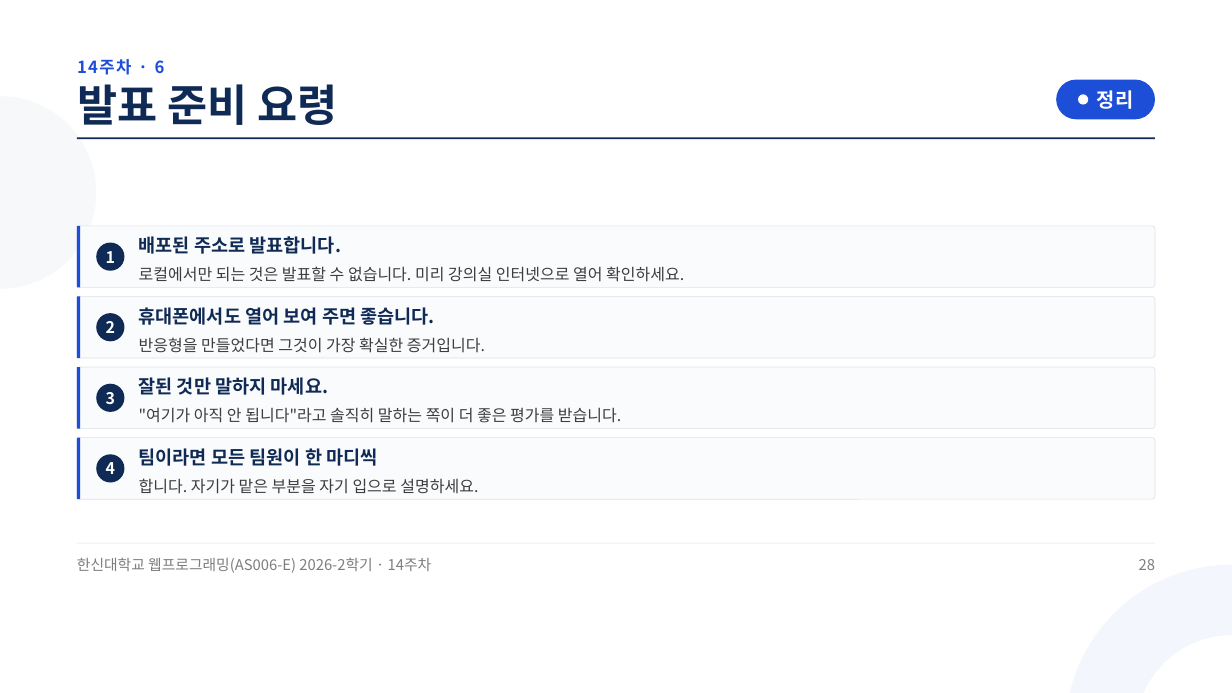
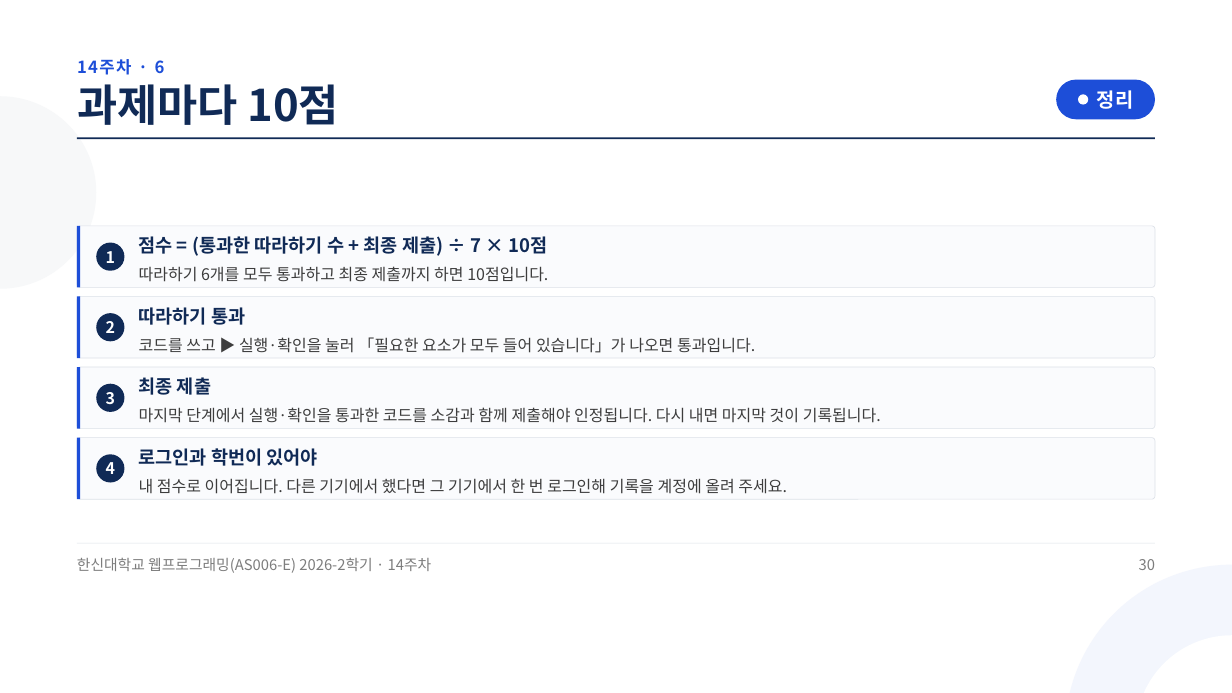
Before and after one commit to jungaistar/materials, a slide deck: slide 30 of hs-web/W14_종합_정리_및_과제_평가.pptx (slide 28 before the commit). Drawn at 1232x693 pixels with LibreOffice and Linux fonts; fonts in the diff are those of the drawing. Boxes give left, top, right and bottom in pixels: in the first picture for what was removed or moved away, otherwise in the second. Text is boxed around its words. In the diff, an @@ line names an element or a change of style, - is before the commit and + after.

Commit message:
hs-web 슬라이드 다시 굽기: W14_종합_정리_및_과제_평가.pptx (14주차 JS 과제 마무리 · 15주차 온라인 기말)

```diff
--- a/hs-web/W14_종합_정리_및_과제_평가.pptx
+++ b/hs-web/W14_종합_정리_및_과제_평가.pptx
@@ text at <box>77,84,339,125</box>: text changed @@
-발표 준비 요령
+과제마다 10점
@@ text at <box>139,236,548,282</box>: text changed @@
-배포된 주소로 발표합니다.
-로컬에서만 되는 것은 발표할 수 없습니다. 미리 강의실 인터넷으로 열어 확인하세요.
+점수 = (통과한 따라하기 수 + 최종 제출) ÷ 7 × 10점
+따라하기 6개를 모두 통과하고 최종 제출까지 하면 10점입니다.
@@ text at <box>139,307,755,353</box>: text changed @@
-휴대폰에서도 열어 보여 주면 좋습니다.
-반응형을 만들었다면 그것이 가장 확실한 증거입니다.
+따라하기 통과
+코드를 쓰고 ▶ 실행·확인을 눌러 「필요한 요소가 모두 들어 있습니다」가 나오면 통과입니다.
@@ text at <box>139,377,881,423</box>: text changed @@
-잘된 것만 말하지 마세요.
-"여기가 아직 안 됩니다"라고 솔직히 말하는 쪽이 더 좋은 평가를 받습니다.
+최종 제출
+마지막 단계에서 실행·확인을 통과한 코드를 소감과 함께 제출해야 인정됩니다. 다시 내면 마지막 것이 기록됩니다.
@@ text at <box>139,448,787,494</box>: text changed @@
-팀이라면 모든 팀원이 한 마디씩
-합니다. 자기가 맡은 부분을 자기 입으로 설명하세요.
+로그인과 학번이 있어야
+내 점수로 이어집니다. 다른 기기에서 했다면 그 기기에서 한 번 로그인해 기록을 계정에 올려 주세요.
@@ text at <box>1139,559,1155,570</box>: text changed @@
-28
+30
```
Also in this commit, not shown: 42 other slides changed, 4 slides added, 2 slides removed.
